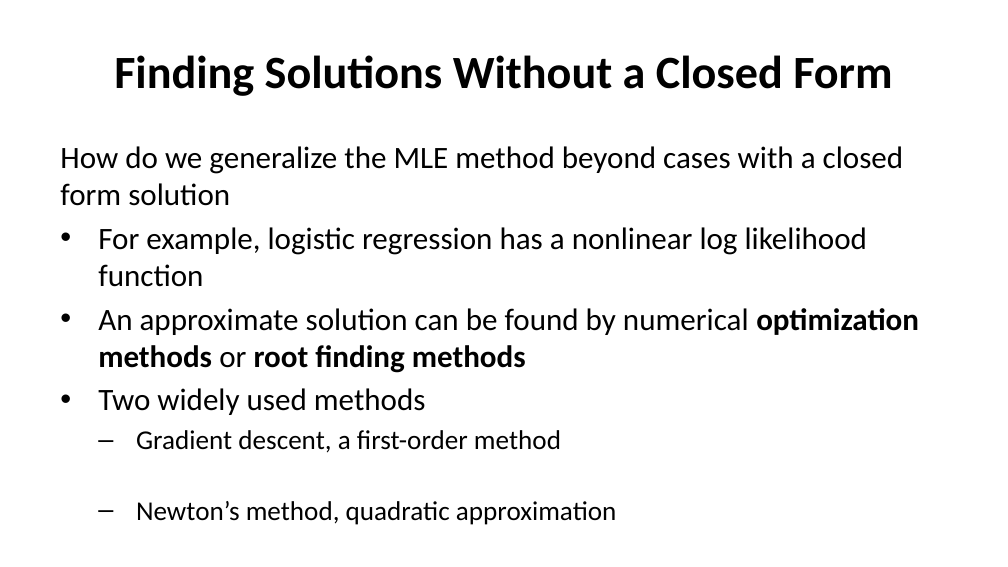
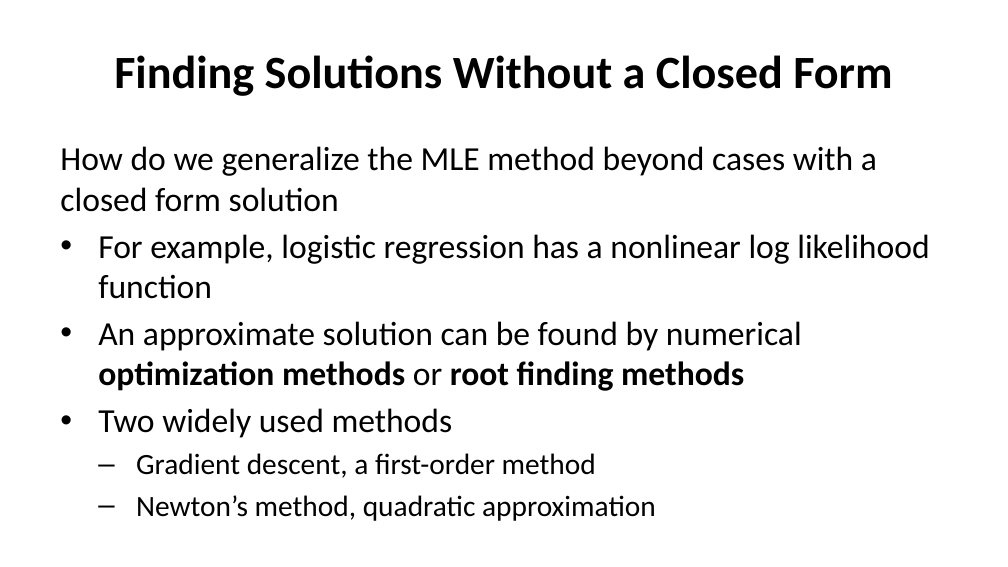
Before and after one commit to StephenElston/CSCI-E-83, a slide deck: slide 25 of LectureSlides/05_ParameterEstimationAndLikelihood.pptx. Drawn at 1008x567 pixels with LibreOffice and Linux fonts; fonts in the diff are those of the drawing. Boxes give left, top, right and bottom in pixels: in the first picture for what was removed or moved away, otherwise in the second. Text is boxed around its words. In the diff, an @@ line names an element or a change of style, - is before the commit and + after.

```diff
--- a/LectureSlides/05_ParameterEstimationAndLikelihood.pptx
+++ b/LectureSlides/05_ParameterEstimationAndLikelihood.pptx
@@ text "How do we generalize the ..." at bbox=[60, 146, 929, 521]: size 22.2 to 24 pt in "How do we generalize the MLE method ...", "For example, logistic regression has a nonlinear ...", "An approximate solution can be found by ...", "Two widely used methods"; size 19.4 to 21 pt in "Gradient descent, a first-order method", "Newton’s method, quadratic approximation" @@
```
Also in this commit, not shown: 13 other slides changed, 3 other files.
